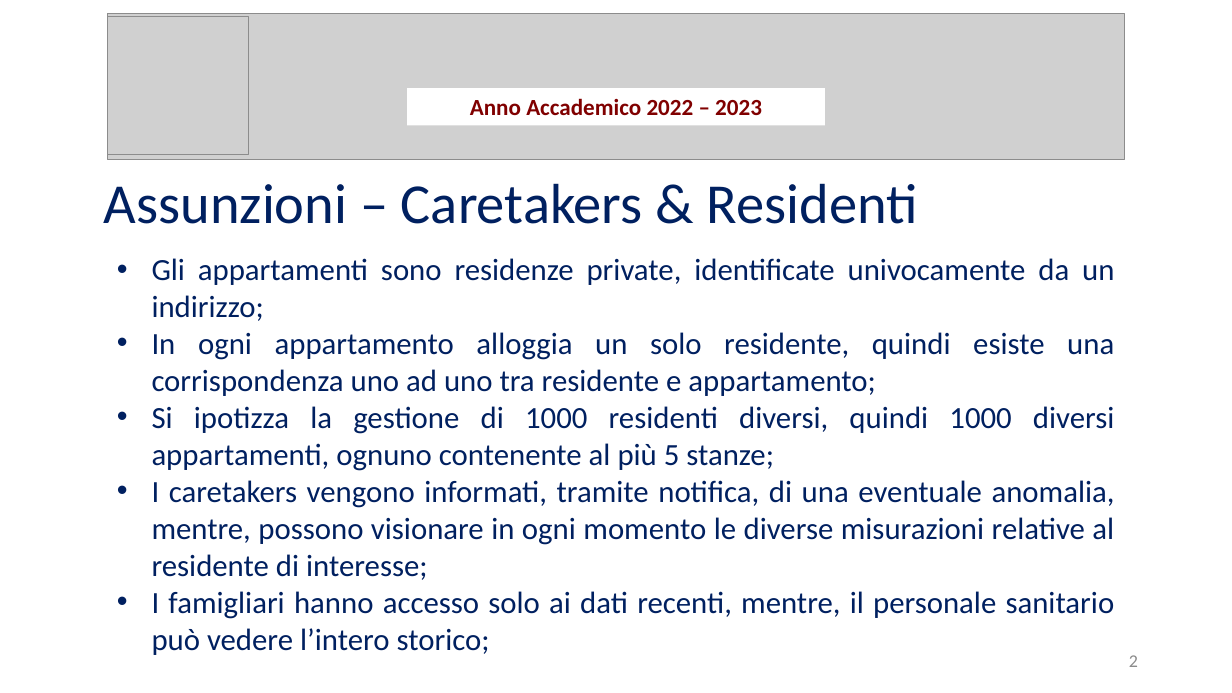
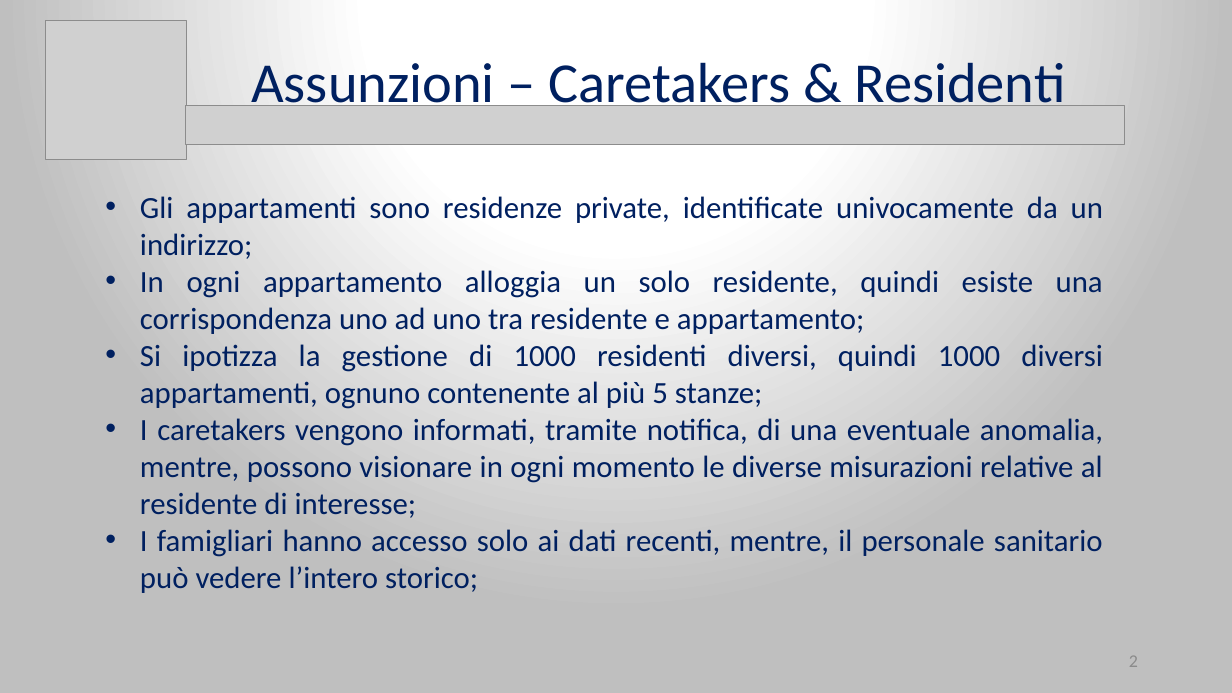
Before and after one commit to Wonderjack996/unimib-software-architecture, a slide deck: slide 2 of Progetto/Presentazione.pptx. Drawn at 1232x693 pixels with LibreOffice and Linux fonts; fonts in the diff are those of the drawing; grey boxes stand for pictures. Boxes give left, top, right and bottom in pixels: in the first picture for what was removed or moved away, otherwise in the second. Text is boxed around its words. In the diff, an @@ line names an element or a change of style, - is before the commit and + after.

```diff
--- a/Progetto/Presentazione.pptx
+++ b/Progetto/Presentazione.pptx
@@ background #FFFFFF to gradient #FFFFFF to #BFBFBF @@
@@ picture added at [46,20,187,159] @@
@@ picture removed at [108,14,1125,160] @@
@@ picture removed at [108,17,249,155] @@
@@ text "Assunzioni – Caretakers & Residenti": place and size @@
-text "Assunzioni – Caretakers & Residenti" at [104,183,918,224]
+text "Assunzioni – Caretakers & Residenti" at [251,62,1065,116]
@@ text "Assunzioni – Caretakers & Residenti" at [251,62,1065,116]: alignment justified to centre @@
@@ rectangle removed at [408,88,825,125] @@
-Anno Accademico 2022 – 2023
@@ picture added at [186,105,1125,145] @@
@@ text "Gli appartamenti sono residenze private, ...": place and size @@
-text "Gli appartamenti sono residenze private, ..." at [152,258,1115,655]
+text "Gli appartamenti sono residenze private, ..." at [140,196,1103,593]
```
Also in this commit, not shown: 57 other slides changed, 1 other file.
